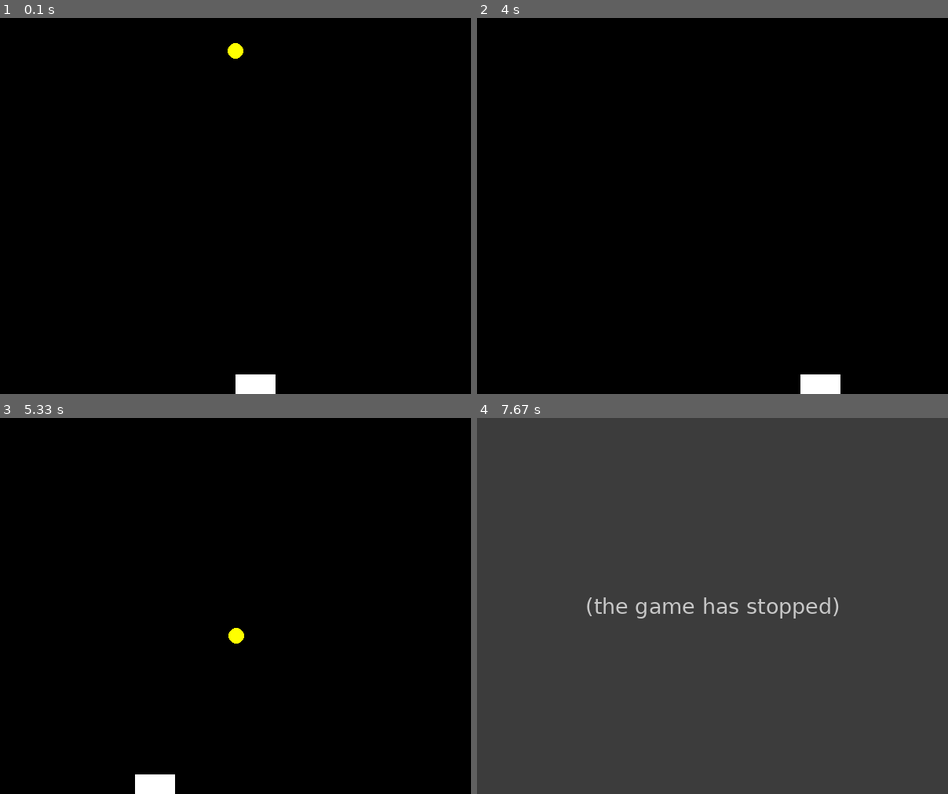
Above: before the commit, frames 1-4 (two rows, left to right).
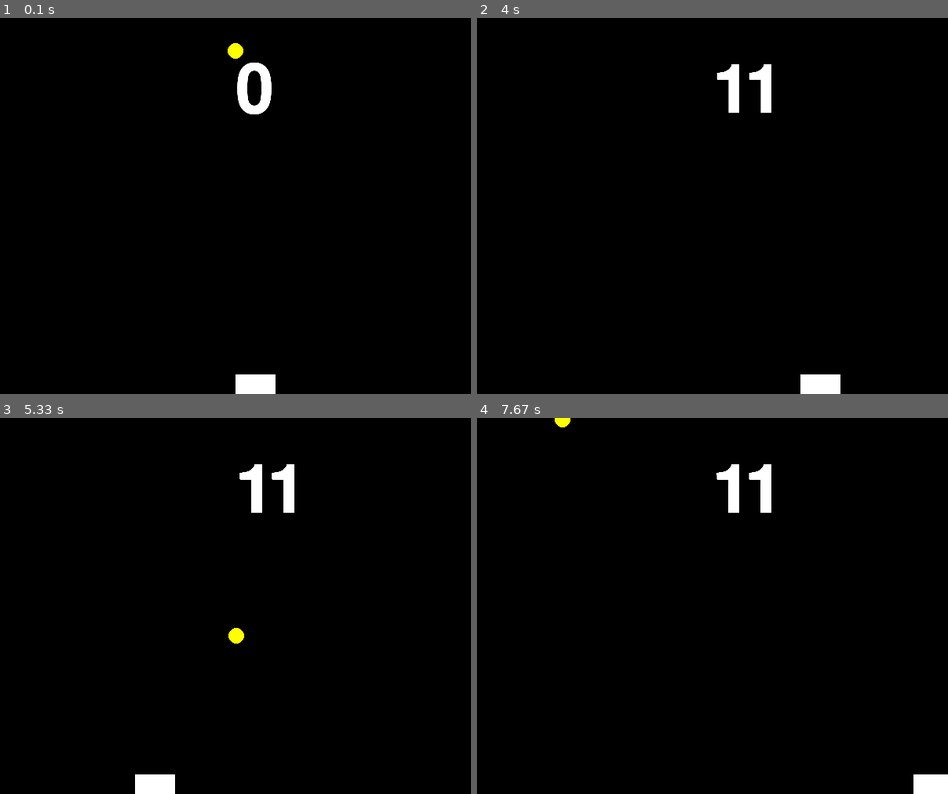
Above: after the commit, the same moments.

Repository: David-Sheehy/pygame_juggling
Game: pygame game, started from juggling/juggling.py
Two runs of this game, one before a commit and one after it. Both use one fixed random seed, a clock stepped at 60 frames per second and the inputs below.
Inputs:
- Up to frame 1 (0.1 s): no input
- Up to frame 2 (4 s): hold Right 0.33-0.8 s; hold Right 0.83-1.3 s; hold Left 1.33-1.87 s; hold Left 1.9-2.3 s; hold Right 2.33-2.97 s; hold Left 3-3.47 s; hold Right 3.5-3.97 s
- Up to frame 3 (5.33 s): hold Right 4-4.47 s; hold Left 4.5-5.03 s; hold Left from 5.07 s (still down)
- Up to frame 4 (7.67 s): release Left at 5.47 s; hold Right 5.5-6.13 s; hold Left 6.17-6.63 s; hold Right 6.67-7.13 s; hold Right 7.17-7.63 s

The runs differ from the first frame. In frame 1, 0.6% of the frame differs, in the area x 50-58%, y 11-26%; in frame 2, 0.7%; in frame 3, 0.7%; in frame 4, 100%, in the area x 0-100%, y 0-100%.
Error before the commit: TypeError: Ball.bounce() takes from 1 to 2 positional arguments but 3 were given (juggling.p...; the game stopped at 7.65 s (later frames are placeholders)

Commit message:
Added a counter that counts the number of times the ball has been juggled.

Diff:
--- a/juggling/config.py
+++ b/juggling/config.py
@@ -32,3 +32,6 @@
 BALL_ACCEL =  0
 BALL_SPEED = -1
 BALL_FALL_SPEED = -2
+
+# counter stuff
+COUNTER_POSITION = (WIDTH/2, 50)
--- a/juggling/juggling.py
+++ b/juggling/juggling.py
@@ -13,6 +13,8 @@
 
     w = pygame.display.set_mode(config.WINDOW_SIZE)
 
+    # set up various objects
+    counter = models.Counter()
     puck = models.Puck()
     ball = models.Ball()
     puck.set_position([config.WINDOW_SIZE[0]/2,config.WINDOW_SIZE[1]-25])
@@ -20,9 +22,12 @@
     clock = pygame.time.Clock()
 
 
+
+
     # main game loop
     MOVE_RIGHT = MOVE_LEFT = False
     MOVE_UP = MOVE_DOWN = False
+
     while True:
         clock.tick(60)
 
@@ -66,6 +71,9 @@
         if (ball.pos[1] >= config.HEIGHT - puck.height) and (puck.pos[0] <= ball.pos[0] and ball.pos[0] <= puck.pos[0] + puck.width):
             # paddle
             ball.bounce((1,-1))
+            counter.erase(w)
+            counter.increment()
+
         elif ball.pos[0] <= 0:
             # left wall
             ball.bounce((-1,1))
@@ -73,7 +81,7 @@
             ball.bounce((-1,1))
 
         elif ball.pos[1] <= 0:
-            ball.bounce(-1,-1)
+            ball.bounce((-1,-1))
 
         elif ball.pos[1] >= config.HEIGHT:
             # ball lost
@@ -81,9 +89,9 @@
 
         ball.update(w)
         # draw stuff
+        counter.display(w)
         puck.draw(w)
         ball.draw(w)
-
 
         # flip buffer
         pygame.display.flip()
--- a/juggling/models.py
+++ b/juggling/models.py
@@ -137,3 +137,31 @@
         self.vel = (0,0)
         self.in_play = False
 # end Ball definition
+
+class Counter:
+    """
+    The counter which will display the amount of times in a row the player has
+    bounced the ball gainst the paddle.
+    """
+    def __init__(self):
+        self.count = 0
+        self.pos = config.COUNTER_POSITION
+
+    def increment(self):
+        self.count += 1
+
+    def reset(self):
+        self.count = 0
+
+    def display(self, screen, color=config.WHITE):
+        f = pygame.font.Font(None,128)
+        d = f.render(self.count.__str__(),1,color)
+        screen.blit(d, self.pos)
+
+    def erase(self, screen):
+        points = ((self.pos[0], self.pos[1]),
+                  (self.pos[0], self.pos[1] + 128),
+                  (self.pos[0]+128, self.pos[1] + 128),
+                  (self.pos[0]+128, self.pos[1]),
+                 )
+        pygame.draw.polygon(screen,config.BLACK, points)
